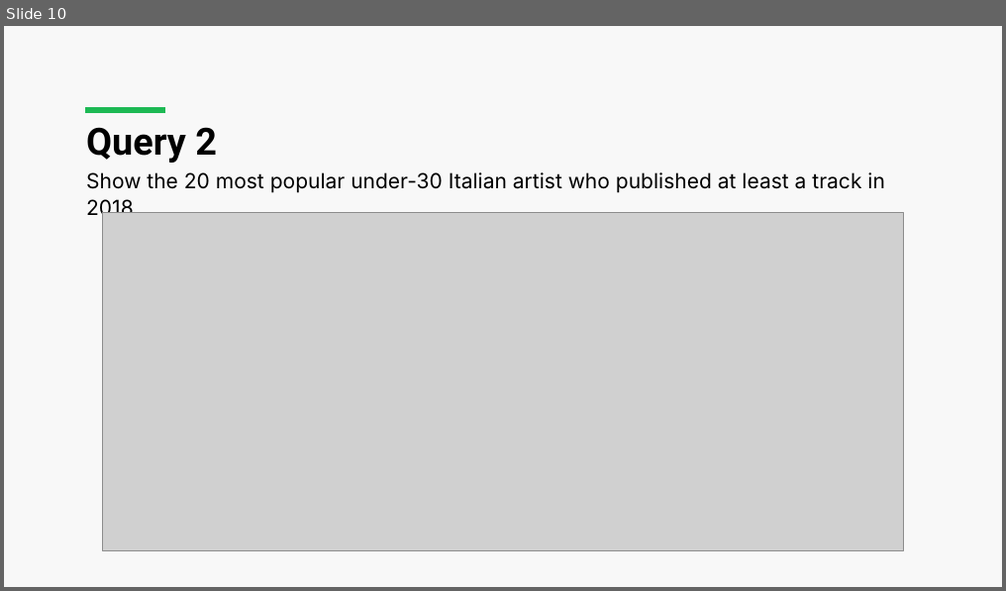
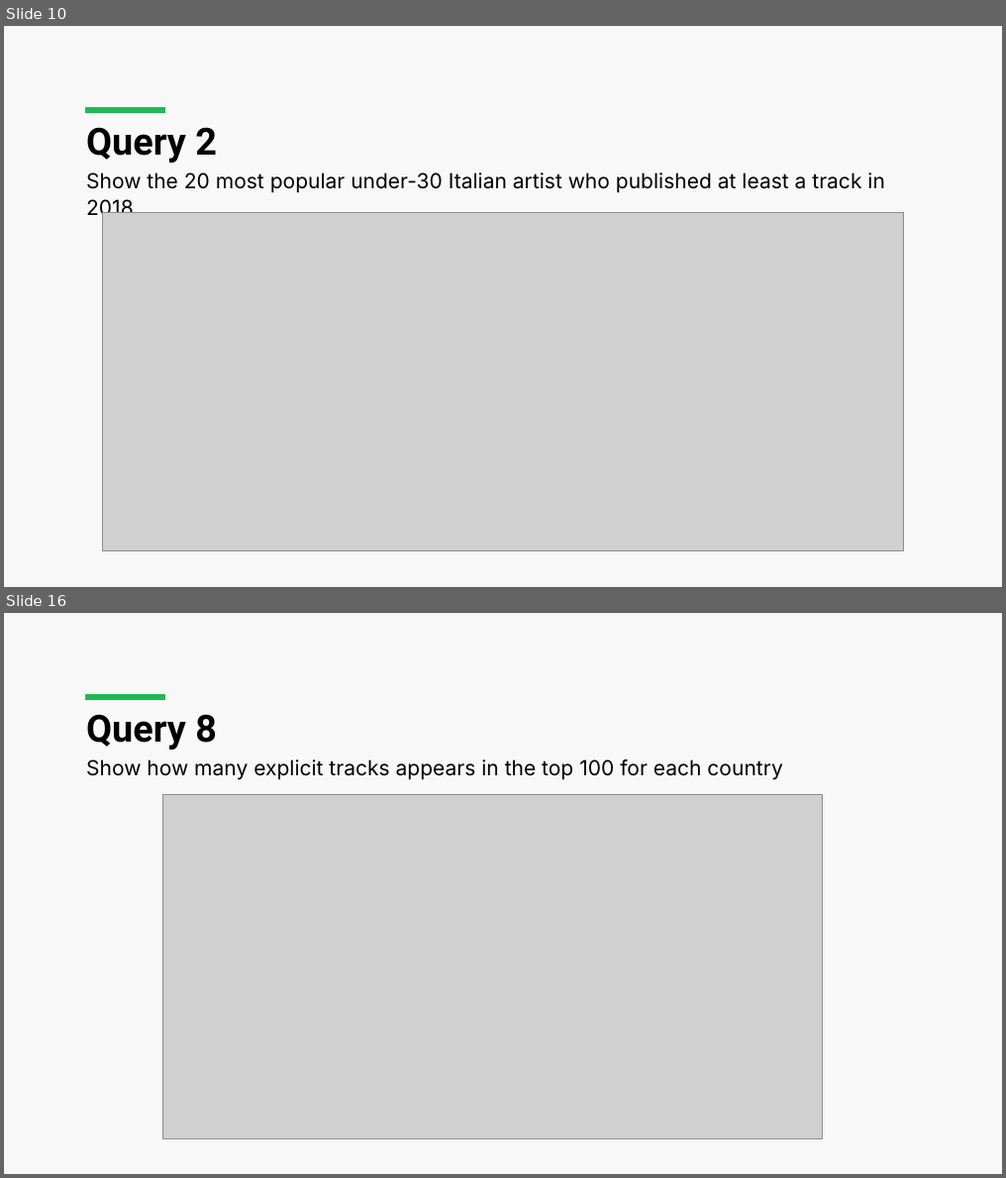
Before and after one commit to luca-martinelli-09/spotify-lod, a slide deck: Spotify_Presentation.pptx. Shown one above the other, each under a label of ours: slide 10 before the commit, slides 10 and 16 after it; the slides between them are not shown. The pictures are 1006x591 and 1006x1178 pixels, drawn with LibreOffice and Linux fonts; fonts in the diff are those of the drawing; grey boxes stand for pictures. Boxes give left, top, right and bottom in pixels: in the first picture for what was removed or moved away, otherwise in the second. Text is boxed around its words. In the diff, an @@ line names an element or a change of style, - is before the commit and + after.

```diff
--- a/Spotify_Presentation.pptx
+++ b/Spotify_Presentation.pptx
@@ slide 16 added at (x1=4, y1=613, x2=1002, y2=1174), background #F8F8F8; not listed: 1 template element that a slide beside it also shows @@
@@ title added at (x1=86, y1=714, x2=217, y2=750), 36 pt, text #000000, bold @@
+Query 8
@@ text added at (x1=86, y1=760, x2=782, y2=780), 20 pt, text #000000 @@
+Show how many explicit tracks appears in the top 100 for each country
@@ picture added at (x1=163, y1=794, x2=823, y2=1139) @@
```
Also in this commit, not shown: 1 slide changed, 8 other slides added, 1 other file.
